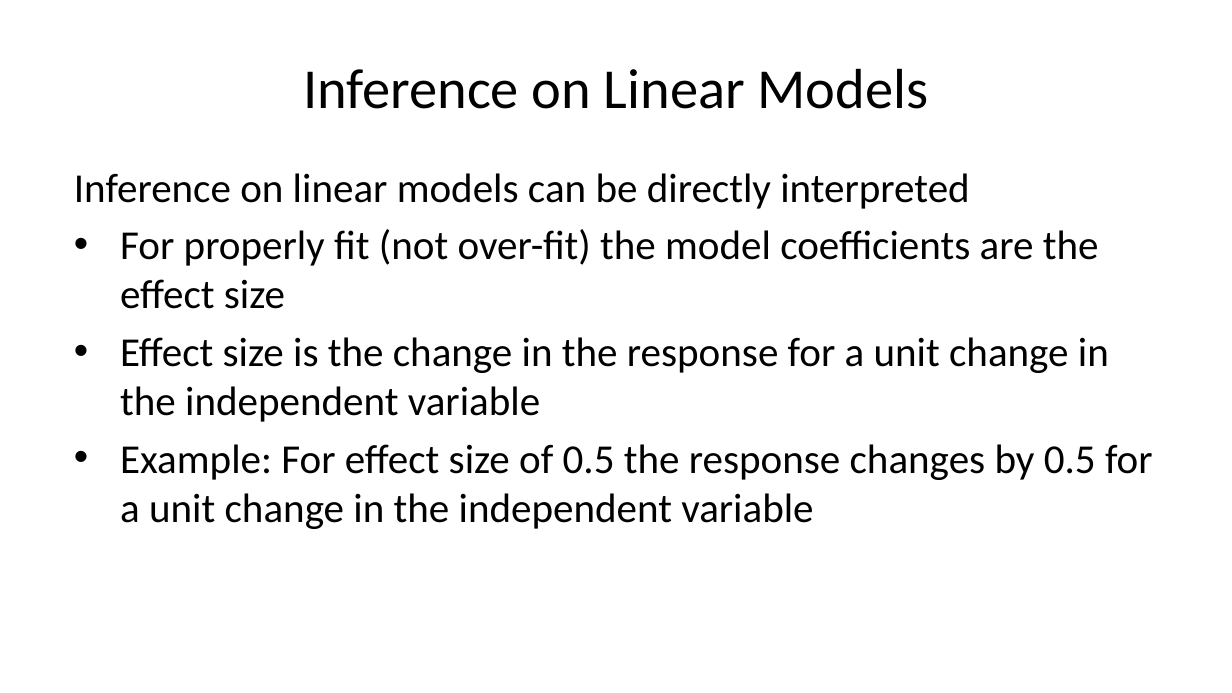
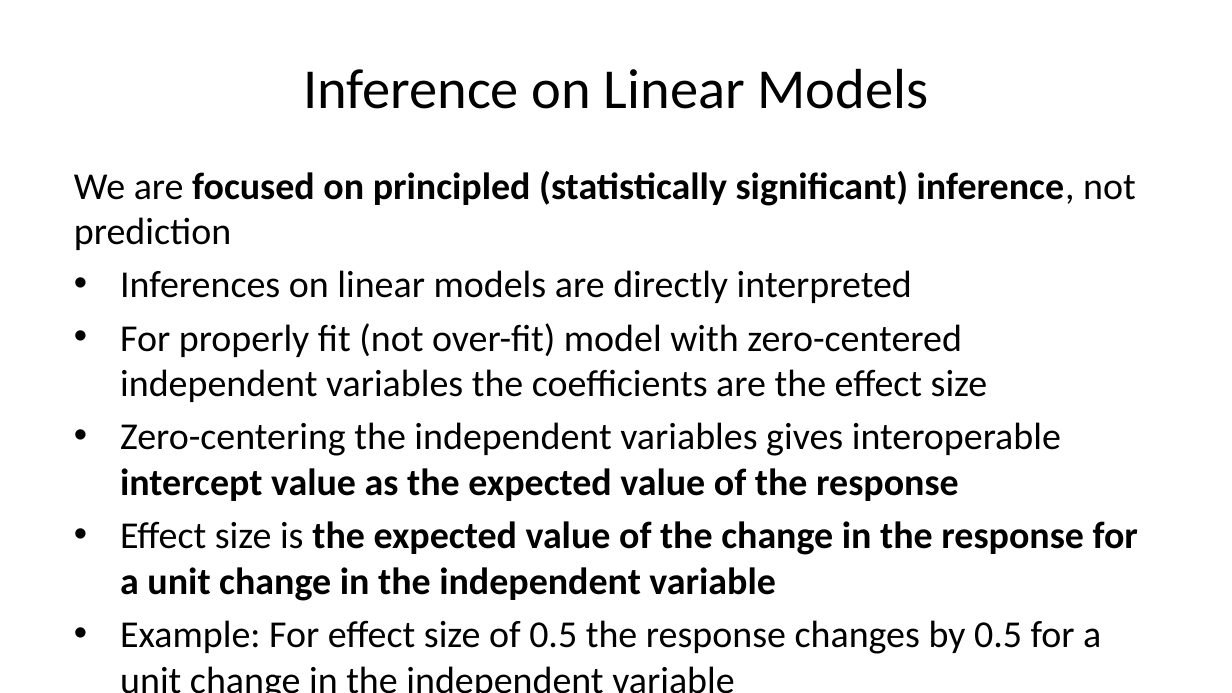
Before and after one commit to StephenElston/CSCI-E-83, a slide deck: slide 61 of LectureSlides/08_IntroductionToLinearModels.pptx (slide 50 before the commit). Drawn at 1232x693 pixels with LibreOffice and Linux fonts; fonts in the diff are those of the drawing. Boxes give left, top, right and bottom in pixels: in the first picture for what was removed or moved away, otherwise in the second. Text is boxed around its words. In the diff, an @@ line names an element or a change of style, - is before the commit and + after.

Commit message:
Updates to slides for lecture

```diff
--- a/LectureSlides/08_IntroductionToLinearModels.pptx
+++ b/LectureSlides/08_IntroductionToLinearModels.pptx
@@ text at bbox=[74, 171, 1138, 601]: text changed; size 24 to 22.2 pt @@
-Inference on linear models can be directly interpreted
-• For properly fit (not over-fit) the model coefficients are the effect size
-• Effect size is the change in the response for a unit change in the independent variable
+We are focused on principled (statistically significant) inference, not prediction
+• Inferences on linear models are directly interpreted
+• For properly fit (not over-fit) model with zero-centered independent variables the coefficients are the effect size
+• Zero-centering the independent variables gives interoperable intercept value as the expected value of the response
+• Effect size is the expected value of the change in the response for a unit change in the independent variable
@@ text at bbox=[120, 620, 1101, 654]: size 24 to 22.2 pt in "Example: For effect size of 0.5 the ..." @@
```
Also in this commit, not shown: 4 other slides changed, 6 slides added, 1 slide removed.
